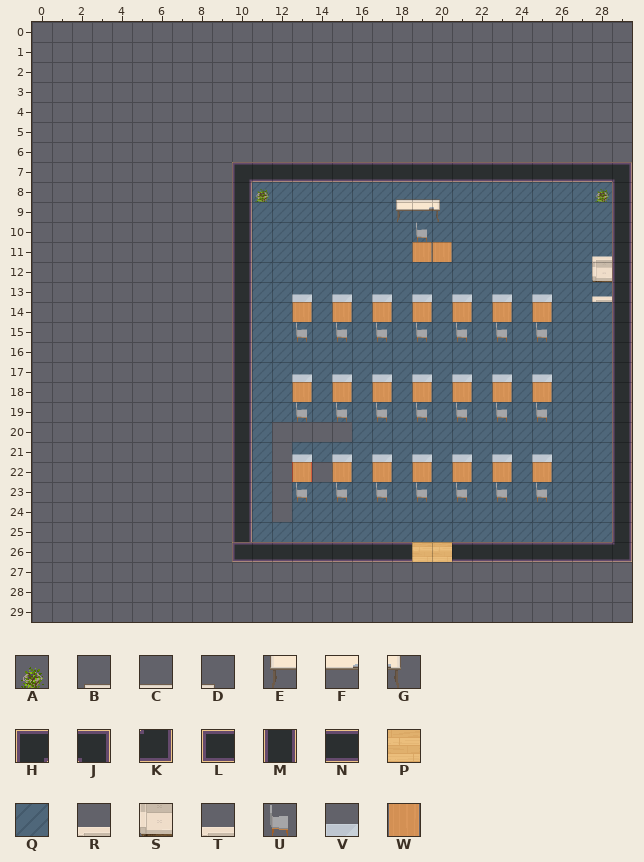
Tiled map (JSON) -- salle-techno1.tmj. Above, as it was before the edit.
Cells are 32x32 px. Shown: x 0..29, y 0..29. The old version is drawn lined up with the new one.
Key: from "WA_Decoration": A 77; from "WA_Miscellaneous": B 33, C 34, D 35, E 53, F 54, G 55; from "WA_Room_Builder": H 28, J 29, K 54, L 58, M 102, N 104, P 350, Q 360; from "WA_Seats": R 0, S 13, T 26, U 119; from "WA_Tables": V 5, W 12.
_ is an empty cell, # one hidden under a higher layer.
Layers that did not change in this view are not listed.
Layer "floor" before, first column x 0:
 0 ______________________________
 1 ______________________________
 2 ______________________________
 3 ______________________________
 4 ______________________________
 5 ______________________________
 6 ______________________________
 7 __________####################
 8 __________#QQQQQQQQQQQQQQQQQQ#
 9 __________#QQQQQQQQQQQQQQQQQQ#
10 __________#QQQQQQQQQQQQQQQQQQ#
11 __________#QQQQQQQQQQQQQQQQQQ#
12 __________#QQQQQQQQQQQQQQQQQQ#
13 __________#QQQQQQQQQQQQQQQQQQ#
14 __________#QQQQQQQQQQQQQQQQQQ#
15 __________#QQQQQQQQQQQQQQQQQQ#
16 __________#QQQQQQQQQQQQQQQQQQ#
17 __________#QQQQQQQQQQQQQQQQQQ#
18 __________#QQQQQQQQQQQQQQQQQQ#
19 __________#QQQQQQQQQQQQQQQQQQ#
20 __________#Q____QQQQQQQQQQQQQ#
21 __________#Q_QQQQQQQQQQQQQQQQ#
22 __________#Q___QQQQQQQQQQQQQQ#
23 __________#Q_QQQQQQQQQQQQQQQQ#
24 __________#Q_QQQQQQQQQQQQQQQQ#
25 __________#QQQQQQQQQQQQQQQQQQ#
26 __________#########PP#########
27 ______________________________
28 ______________________________
29 ______________________________
Layer "walls" before, first column x 0:
 0 ______________________________
 1 ______________________________
 2 ______________________________
 3 ______________________________
 4 ______________________________
 5 ______________________________
 6 ______________________________
 7 __________HNNNNNNNNNNNNNNNNNNJ
 8 __________M__________________M
 9 __________M__________________M
10 __________M__________________M
11 __________M__________________M
12 __________M__________________M
13 __________M__________________M
14 __________M__________________M
15 __________M__________________M
16 __________M__________________M
17 __________M__________________M
18 __________M__________________M
19 __________M__________________M
20 __________M__________________M
21 __________M__________________M
22 __________M__________________M
23 __________M__________________M
24 __________M__________________M
25 __________M__________________M
26 __________LNNNNNNNN__NNNNNNNNK
27 ______________________________
28 ______________________________
29 ______________________________
Layer "furniture" before, first column x 0:
 0 ______________________________
 1 ______________________________
 2 ______________________________
 3 ______________________________
 4 ______________________________
 5 ______________________________
 6 ______________________________
 7 ______________________________
 8 __________________BCD_________
 9 __________________EFG_________
10 ___________________U__________
11 ___________________WW_______R_
12 ____________________________S_
13 _____________V_V_V_V_V_V_V__T_
14 _____________W_W_W_W_W_W_W____
15 _____________U_U_U_U_U_U_U____
16 ______________________________
17 _____________V_V_V_V_V_V_V____
18 _____________W_W_W_W_W_W_W____
19 _____________U_U_U_U_U_U_U____
20 ______________________________
21 _____________V_V_V_V_V_V_V____
22 _____________W_W_W_W_W_W_W____
23 _____________U_U_U_U_U_U_U____
24 ______________________________
25 ______________________________
26 ______________________________
27 ______________________________
28 ______________________________
29 ______________________________
And afterwards:
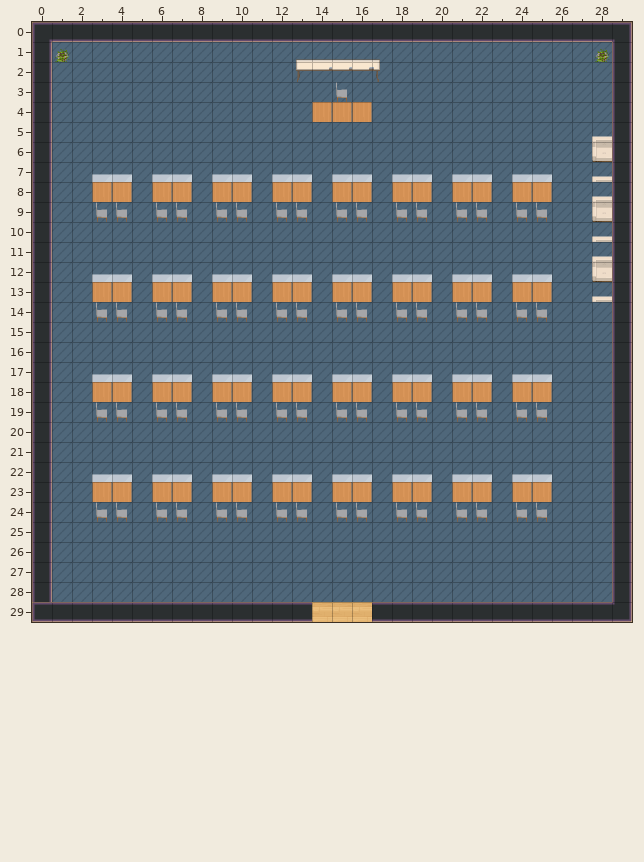
The edit:
Changed rows in their new state; . is an unchanged cell.
map size 20x20 -> 30x30 cells (old content now starts at 10,7; both pictures use the new coordinates)
Layer "floor":
first column x 1:
 1 QQQQQQQQQQQQQQQQQQQQQQQQQQQQ
 2 QQQQQQQQQQQQQQQQQQQQQQQQQQQQ
 3 QQQQQQQQQQQQQQQQQQQQQQQQQQQQ
 4 QQQQQQQQQQQQQQQQQQQQQQQQQQQQ
 5 QQQQQQQQQQQQQQQQQQQQQQQQQQQQ
 6 QQQQQQQQQQQQQQQQQQQQQQQQQQQQ
 7 QQQQQQQQQQQQQQQQQQQQQQQQQQQQ
 8 QQQQQQQQQQ..................
 9 QQQQQQQQQQ..................
10 QQQQQQQQQQ..................
11 QQQQQQQQQQ..................
12 QQQQQQQQQQ..................
13 QQQQQQQQQQ..................
14 QQQQQQQQQQ..................
15 QQQQQQQQQQ..................
16 QQQQQQQQQQ..................
17 QQQQQQQQQQ..................
18 QQQQQQQQQQ..................
19 QQQQQQQQQQ..................
20 QQQQQQQQQQ.QQQQ.............
21 QQQQQQQQQQ.Q................
22 QQQQQQQQQQ.QQQ..............
23 QQQQQQQQQQ.Q................
24 QQQQQQQQQQ.Q................
25 QQQQQQQQQQ..................
26 QQQQQQQQQQQQQQQQQQQQQQQQQQQQ
27 QQQQQQQQQQQQQQQQQQQQQQQQQQQQ
28 QQQQQQQQQQQQQQQQQQQQQQQQQQQQ
29 .............PPP............
Layer "walls":
first column x 0:
 0 HNNNNNNNNNNNNNNNNNNNNNNNNNNNNJ
 1 M............................M
 2 M............................M
 3 M............................M
 4 M............................M
 5 M............................M
 6 M............................M
 7 M.........___________________M
 8 M........._...................
 9 M........._...................
10 M........._...................
11 M........._...................
12 M........._...................
13 M........._...................
14 M........._...................
15 M........._...................
16 M........._...................
17 M........._...................
18 M........._...................
19 M........._...................
20 M........._...................
21 M........._...................
22 M........._...................
23 M........._...................
24 M........._...................
25 M........._...................
26 M........._________..________M
27 M............................M
28 M............................M
29 LNNNNNNNNNNNNN...NNNNNNNNNNNNK
Layer "furniture":
first column x 3:
 1 ..........BCCCD...........
 2 ..........EFFFG...........
 3 ............U.............
 4 ...........WWW............
 5 .........................R
 6 .........................S
 7 VV.VV.VV.VV.VV.VV.VV.VV..T
 8 WW.WW.WW.WW.WW.WW_WW.WW..R
 9 UU.UU.UU.UU.UU.UU_UU.UU..S
10 ................_........T
11 ................__........
12 VV.VV.VV.VV.VV.VV.VV.VV...
13 WW.WW.WW.WW.WW_WW.WW_WW...
14 UU.UU.UU.UU.UU_UU.UU_UU...
15 .........._._._._._._._...
17 VV.VV.VV.V...V_V...V_V....
18 WW.WW.WW.W...W_W...W_W....
19 UU.UU.UU.U...U_U...U_U....
21 .........._._._._._._._...
22 VV.VV.VV.VV.VV_VV.VV_VV...
23 WW.WW.WW.WW.WW_WW.WW_WW...
24 UU.UU.UU.UU.UU.UU.UU.UU...
Layer "above":
first column x 1:
 1 A..........................A
first column x 11:
 8 _................_
Changed places in both pictures, as pixel boxes (x1, y1, x2, y2):
changed: (32, 22, 632, 622)
